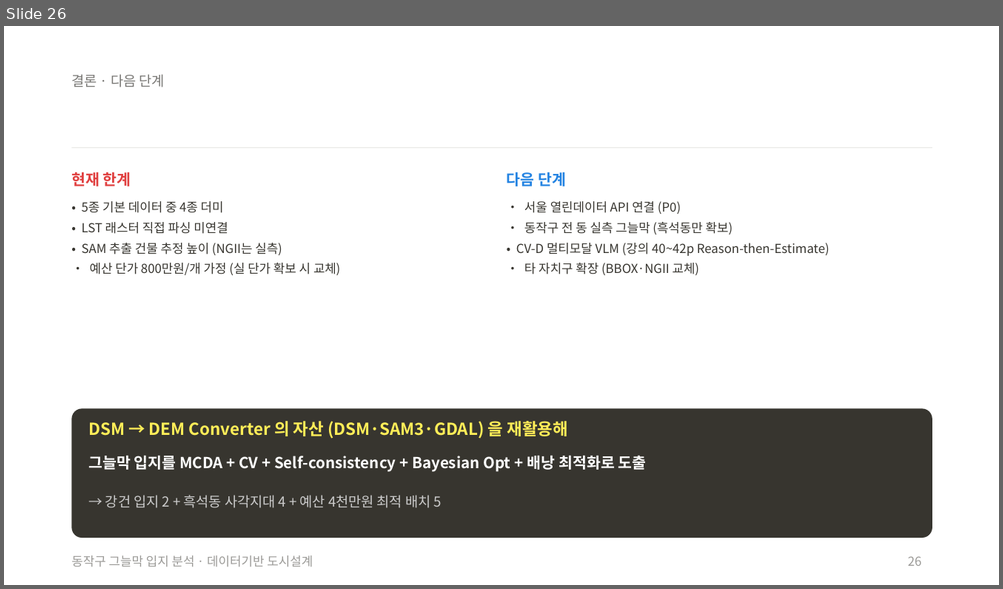
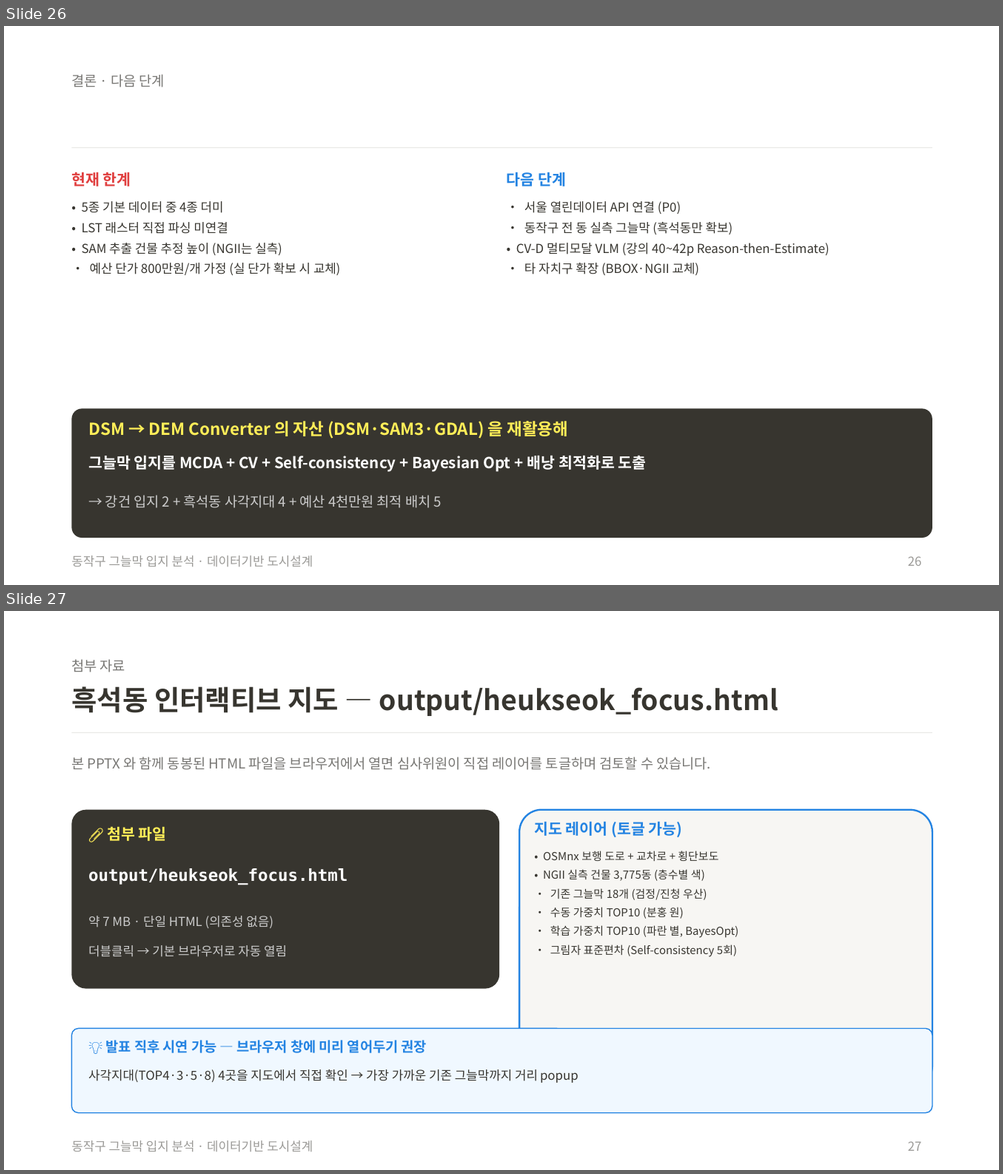
Before and after one commit to thgtot92/project_1, a slide deck: presentation/데이터기반_도시설계_기말_통합발표.pptx. Shown one above the other, each under a label of ours: slide 26 before the commit, slides 26 and 27 after it. The pictures are 1003x589 and 1003x1174 pixels, drawn with LibreOffice and Linux fonts; fonts in the diff are those of the drawing. Boxes give left, top, right and bottom in pixels: in the first picture for what was removed or moved away, otherwise in the second. Text is boxed around its words. In the diff, an @@ line names an element or a change of style, - is before the commit and + after.

```diff
--- a/presentation/데이터기반_도시설계_기말_통합발표.pptx
+++ b/presentation/데이터기반_도시설계_기말_통합발표.pptx
@@ slide 27 added at bbox=[4, 611, 999, 1170], background #FFFFFF @@
@@ rectangle added at bbox=[4, 611, 999, 1170], fill #FFFFFF @@
@@ text added at bbox=[71, 659, 125, 672], 10 pt, text #787774 @@
+첨부 자료
@@ text added at bbox=[71, 686, 778, 716], 20 pt, text #37352F, bold @@
+흑석동 인터랙티브 지도 — output/heukseok_focus.html
@@ rectangle added at bbox=[71, 732, 932, 733], fill #E9E9E7 @@
@@ text added at bbox=[71, 757, 710, 770], 10 pt, text #787774 @@
+본 PPTX 와 함께 동봉된 HTML 파일을 브라우저에서 열면 심사위원이 직접 레이어를 토글하며 검토할 수 있습니다.
@@ rounded rectangle added at bbox=[71, 810, 499, 989], fill #37352F @@
@@ rounded rectangle added at bbox=[519, 810, 932, 1088], fill #F7F6F3, outline #2383E2 1.25 pt @@
@@ text added at bbox=[107, 826, 167, 841], 11 pt, text #FFEE58, bold @@
+📎 첨부 파일
@@ text added at bbox=[534, 821, 683, 837], 11 pt, text #2383E2, bold @@
+지도 레이어 (토글 가능)
@@ text added at bbox=[543, 851, 738, 957], 8 pt, text #37352F @@
+• OSMnx 보행 도로 + 교차로 + 횡단보도
+• NGII 실측 건물 3,775동 (층수별 색)
+• 기존 그늘막 18개 (검정/진청 우산)
+• 수동 가중치 TOP10 (분홍 원)
+• 학습 가중치 TOP10 (파란 별, BayesOpt)
+• 그림자 표준편차 (Self-consistency 5회)
@@ text added at bbox=[88, 869, 347, 885], 12 pt, text #FFFFFF, bold @@
+output/heukseok_focus.html
@@ text added at bbox=[88, 916, 273, 928], 9 pt, text #CCCCCC @@
+약 7 MB · 단일 HTML (의존성 없음)
@@ text added at bbox=[88, 945, 287, 957], 9 pt, text #CCCCCC @@
+더블클릭 → 기본 브라우저로 자동 열림
@@ rounded rectangle added at bbox=[71, 1028, 932, 1113], fill #F0F8FF, outline #2383E2 0.75 pt @@
@@ text added at bbox=[106, 1040, 427, 1054], 10 pt, text #2383E2, bold @@
+💡 발표 직후 시연 가능 — 브라우저 창에 미리 열어두기 권장
@@ text added at bbox=[88, 1070, 578, 1083], 9 pt, text #37352F @@
+사각지대(TOP4·3·5·8) 4곳을 지도에서 직접 확인 → 가장 가까운 기존 그늘막까지 거리 popup
@@ text added at bbox=[71, 1141, 313, 1152], 9 pt, text #9B9A97 @@
+동작구 그늘막 입지 분석 · 데이터기반 도시설계
@@ text added at bbox=[908, 1142, 922, 1151], 9 pt, text #9B9A97 @@
+27
```
Also in this commit, not shown: 1 other file.
